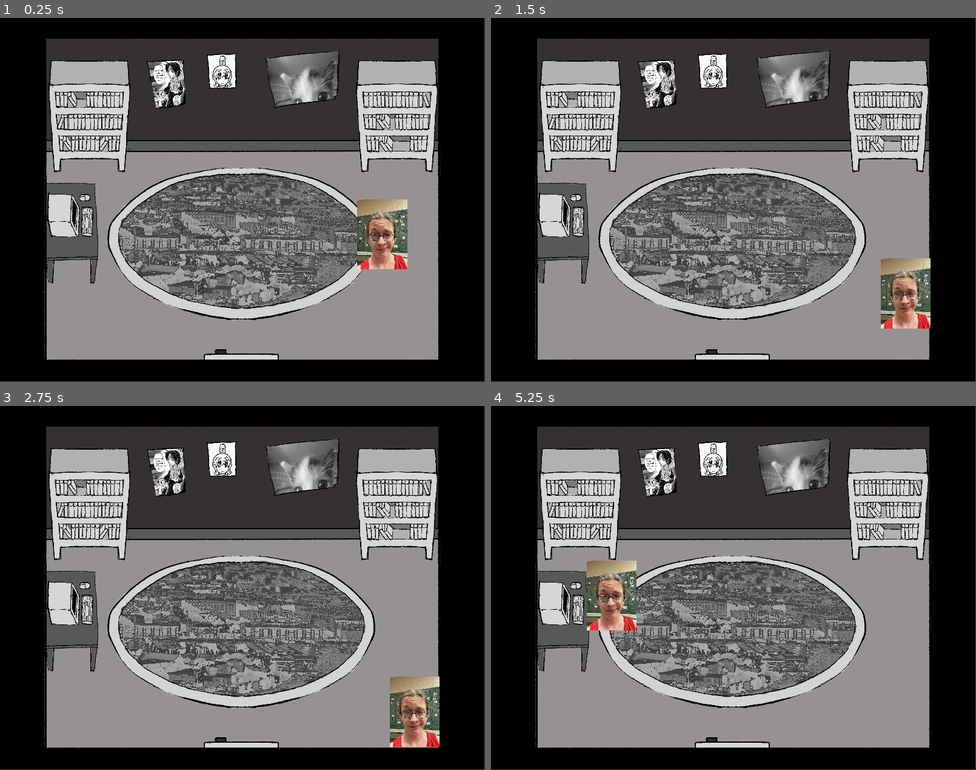
Above: before the commit, frames 1-4 (two rows, left to right).
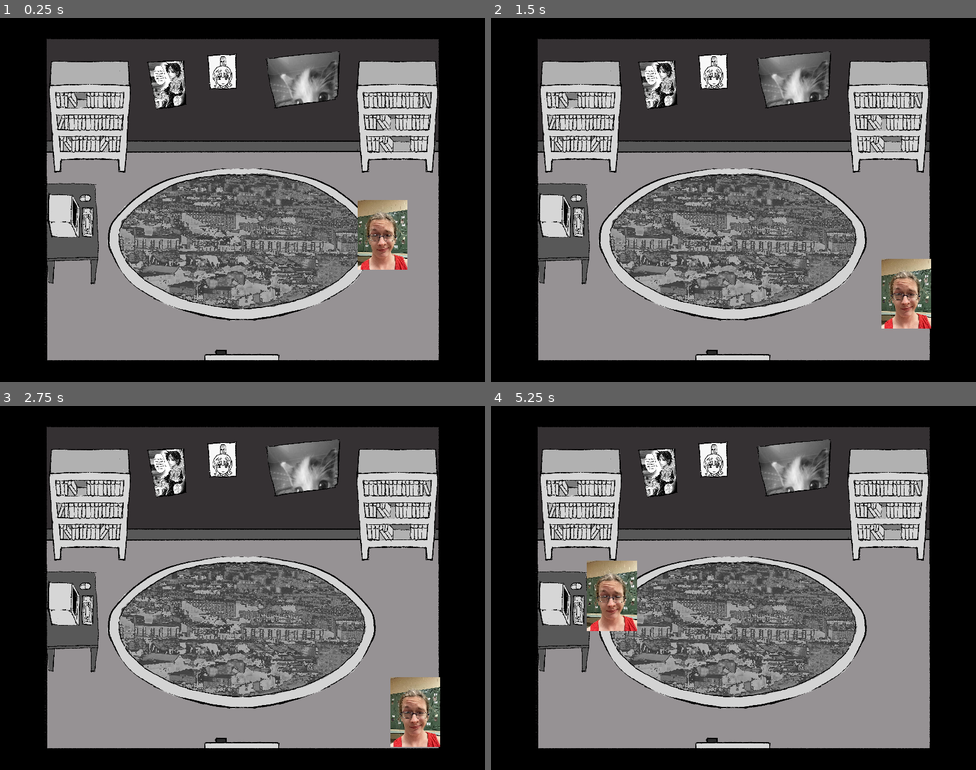
Above: after the commit, the same moments.

Repository: Derfla12345/imnotarobot
Game: Godot game, scene res://Areas/area_1.tscn
The game is run twice, just before and just after one commit, with the same random seed, the same clock (stepped at 60 frames per second) and the same inputs.
Inputs (mouse positions are in pixels of both pictures, inside the frame that each line leads up to):
- Up to frame 1 (0.25 s): no input
- Up to frame 2 (1.5 s): tap Enter (enter, bound only after the commit) at 0.5, 0.8, 1.35 s; move the mouse to (840, 181) at 0.52 s; hold D (move_right) 0.53-1.28 s; tap Z (interact) at 0.6 s; tap Space at 1.25 s; move the mouse to (636, 218) at 1.27 s; hold S (move_down) from 1.28 s (still down)
- Up to frame 3 (2.75 s): tap Z (interact) at 1.55, 2.1 s; tap Enter (enter, bound only after the commit) at 2, 2.3 s; move the mouse to (291, 507) at 2.02 s; release S (move_down) at 2.03 s; hold D (move_right) from 2.03 s (still down)
- Up to frame 4 (5.25 s): tap Space at 2.75 s; move the mouse to (709, 660) at 2.77 s; release D (move_right) at 2.78 s; hold W (move_up) 2.78-3.53 s; tap Enter (enter, bound only after the commit) at 2.85, 3.5, 3.8, 4.35 s; tap Z (interact) at 3.05, 3.6, 4.55 s; move the mouse to (879, 642) at 3.52 s; hold A (move_left) 3.53-5 s; move the mouse to (588, 533) at 4.27 s; click (568, 693) at 5 s

The runs differ from the first frame. In frame 1, 11% of the frame differs, in the area x 0-100%, y 0-100%; in frame 2, 11%; in frame 3, 11%; in frame 4, 11%.

Commit message:
added door lock system. it's not good.
doors can now have their locks set

Diff:
--- a/Areas/area_1.tscn
+++ b/Areas/area_1.tscn
@@ -74,7 +74,10 @@
 scale = Vector2(39.12, 24)
 door_id = 1
 door_send_id = 2
+exit_location_index = 0
+camera_location = Vector2(0, 0)
 exit_offset = Vector2(0, -300)
+locked = true
 
 [node name="Door2" parent="." unique_id=1342489617 instance=ExtResource("6_01mxt")]
 position = Vector2(3887.0002, 374)
@@ -84,22 +87,30 @@
 exit_location_index = 2
 camera_location = Vector2(6000, 0)
 exit_offset = Vector2(600, 350)
+locked = false
 
 [node name="Door3" parent="." unique_id=2062100572 instance=ExtResource("6_01mxt")]
 position = Vector2(8918, 465)
 scale = Vector2(24, 34.305)
 door_id = 3
 door_send_id = 4
+exit_location_index = 0
+camera_location = Vector2(0, 0)
+exit_offset = Vector2(0, 0)
+locked = true
 
 [node name="Door4" parent="." unique_id=1438909942 instance=ExtResource("6_01mxt")]
 position = Vector2(9928.001, 135)
 scale = Vector2(24, 41)
 door_id = 4
 door_send_id = 3
+exit_location_index = 0
 camera_location = Vector2(12000, 0)
 exit_offset = Vector2(600, 350)
+locked = true
 
 [node name="Camera2D" type="Camera2D" parent="." unique_id=522103959]
+offset = Vector2(-4, -5)
 zoom = Vector2(0.162, 0.162)
 
 [node name="Room1Bounds" type="StaticBody2D" parent="." unique_id=1848619033]
--- a/Captchas/CaptchaTest/captcha_test.gd
+++ b/Captchas/CaptchaTest/captcha_test.gd
@@ -12,7 +12,7 @@
 @onready var not_a_robot = preload("res://Captchas/NotARobot/not_a_robot.tscn")
 @onready var wordle = preload("res://Captchas/Wordle/wordle.tscn")
 @onready var hello_world = preload("res://Captchas/HelloWorld/hello_world.tscn")
-#@onready var scratchoff = preload("res://Captchas/Scratchoff/scratchoff.tscn")
+@onready var scratchoff = preload("res://Captchas/Scratchoff/scratchoff.tscn")
 
 var player: CharacterBody2D
 var computer_off: bool = false
@@ -106,10 +106,12 @@
 
 # scratchoff (progress[0] == 2)
 #func start_scratchoff():
-	#var scratchoff_instance = scratchoff.instantiate()
-	#get_tree().root.add_child(scratchoff_instance)
-	#
-	#return scratchoff_instance
+	#var new_scratchoff = screen.start_captcha(scratchoff)
+	#var scale_offset = Vector2(12, 12)
+	#var position_offset = Vector2(-650, -1000)
+	#new_scratchoff.set_scale(scale_offset)
+	#new_scratchoff.set_position(position_offset)
+	#return new_scratchoff
 
 # ****************************************************************************************************
 # computer 2
--- a/Captchas/CaptchaTest/captcha_test.tscn
+++ b/Captchas/CaptchaTest/captcha_test.tscn
@@ -1,9 +1,6 @@
 [gd_scene format=3 uid="uid://byd8qxgp1xq7c"]
 
 [ext_resource type="Script" uid="uid://clh8eda61kcm6" path="res://Captchas/CaptchaTest/captcha_test.gd" id="1_egp2w"]
-[ext_resource type="Texture2D" uid="uid://bg7cyiyvtbhqh" path="res://Captchas/Scratchoff/4x4_grid.png" id="4_c7n8x"]
-[ext_resource type="Texture2D" uid="uid://dlpoiaspogltx" path="res://Captchas/Scratchoff/selected.png" id="5_5np8v"]
-[ext_resource type="Script" uid="uid://b4y47o3mldu51" path="res://Captchas/Scratchoff/captcha_toggle_button.gd" id="5_tusy1"]
 [ext_resource type="PackedScene" uid="uid://d2rddds70nk1k" path="res://Entities/CRTView.tscn" id="6_c7n8x"]
 [ext_resource type="Texture2D" uid="uid://ct4imhrw1j62c" path="res://Captchas/CaptchaTest/ComputerBackgrounds/Room1Computer.png" id="7_c7n8x"]
 
@@ -37,220 +34,6 @@
 texture = ExtResource("7_c7n8x")
 metadata/_edit_lock_ = true
 
-[node name="Scratchoff" type="Control" parent="." unique_id=1200538911]
-visible = false
-layout_mode = 3
-anchors_preset = 0
-offset_left = -1343.0
-offset_top = -1117.345
-offset_right = -1164.0
-offset_bottom = -1002.345
-scale = Vector2(15, 15)
-metadata/_edit_use_anchors_ = true
-
-[node name="Sprite2D" type="Sprite2D" parent="Scratchoff" unique_id=249236587]
-position = Vector2(91, 59)
-scale = Vector2(0.32125002, 0.32125002)
-texture = ExtResource("4_c7n8x")
-
-[node name="Grid" type="Control" parent="Scratchoff" unique_id=1665388528]
-anchors_preset = 0
-offset_right = 40.0
-offset_bottom = 40.0
-metadata/_edit_use_anchors_ = true
-
-[node name="1,1" type="TextureButton" parent="Scratchoff/Grid" unique_id=1267060605]
-layout_mode = 0
-offset_left = 28.0
-offset_top = -4.0
-offset_right = 56.0
-offset_bottom = 26.0
-texture_normal = ExtResource("5_5np8v")
-ignore_texture_size = true
-stretch_mode = 0
-script = ExtResource("5_tusy1")
-metadata/_edit_use_anchors_ = true
-
-[node name="1,2" type="TextureButton" parent="Scratchoff/Grid" unique_id=1674720765]
-layout_mode = 0
-offset_left = 56.0
-offset_top = -4.0
-offset_right = 90.0
-offset_bottom = 27.0
-texture_normal = ExtResource("5_5np8v")
-ignore_texture_size = true
-stretch_mode = 0
-script = ExtResource("5_tusy1")
-metadata/_edit_use_anchors_ = true
-
-[node name="1,3" type="TextureButton" parent="Scratchoff/Grid" unique_id=97152522]
-layout_mode = 0
-offset_left = 89.0
-offset_top = -5.0
-offset_right = 124.0
-offset_bottom = 27.0
-texture_normal = ExtResource("5_5np8v")
-ignore_texture_size = true
-stretch_mode = 0
-script = ExtResource("5_tusy1")
-metadata/_edit_use_anchors_ = true
-
-[node name="1,4" type="TextureButton" parent="Scratchoff/Grid" unique_id=1144841189]
-layout_mode = 0
-offset_left = 124.0
-offset_top = -4.0
-offset_right = 155.0
-offset_bottom = 27.0
-texture_normal = ExtResource("5_5np8v")
-ignore_texture_size = true
-stretch_mode = 0
-script = ExtResource("5_tusy1")
-metadata/_edit_use_anchors_ = true
-
-[node name="2,1" type="TextureButton" parent="Scratchoff/Grid" unique_id=1058366896]
-layout_mode = 0
-offset_left = 27.0
-offset_top = 26.0
-offset_right = 57.0
-offset_bottom = 58.0
-texture_normal = ExtResource("5_5np8v")
-ignore_texture_size = true
-stretch_mode = 0
-script = ExtResource("5_tusy1")
-metadata/_edit_use_anchors_ = true
-
-[node name="2,2" type="TextureButton" parent="Scratchoff/Grid" unique_id=551541991]
-layout_mode = 0
-offset_left = 56.0
-offset_top = 26.0
-offset_right = 90.0
-offset_bottom = 58.0
-texture_normal = ExtResource("5_5np8v")
-ignore_texture_size = true
-stretch_mode = 0
-script = ExtResource("5_tusy1")
-metadata/_edit_use_anchors_ = true
-
-[node name="2,3" type="TextureButton" parent="Scratchoff/Grid" unique_id=535051745]
-layout_mode = 0
-offset_left = 90.0
-offset_top = 26.0
-offset_right = 124.0
-offset_bottom = 58.0
-texture_normal = ExtResource("5_5np8v")
-ignore_texture_size = true
-stretch_mode = 0
-script = ExtResource("5_tusy1")
-metadata/_edit_use_anchors_ = true
-
-[node name="2,4" type="TextureButton" parent="Scratchoff/Grid" unique_id=473165189]
-layout_mode = 0
-offset_left = 124.0
-offset_top = 26.0
-offset_right = 155.0
-offset_bottom = 57.0
-texture_normal = ExtResource("5_5np8v")
-ignore_texture_size = true
-stretch_mode = 0
-script = ExtResource("5_tusy1")
-metadata/_edit_use_anchors_ = true
-
-[node name="3,1" type="TextureButton" parent="Scratchoff/Grid" unique_id=1595960124]
-layout_mode = 0
-offset_left = 28.0
-offset_top = 57.0
-offset_right = 56.0
-offset_bottom = 92.0
-texture_normal = ExtResource("5_5np8v")
-ignore_texture_size = true
-stretch_mode = 0
-script = ExtResource("5_tusy1")
-metadata/_edit_use_anchors_ = true
-
-[node name="3,2" type="TextureButton" parent="Scratchoff/Grid" unique_id=1288009824]
-layout_mode = 0
-offset_left = 56.0
-offset_top = 57.0
-offset_right = 90.0
-offset_bottom = 93.0
-texture_normal = ExtResource("5_5np8v")
-ignore_texture_size = true
-stretch_mode = 0
-script = ExtResource("5_tusy1")
-metadata/_edit_use_anchors_ = true
-
-[node name="3,3" type="TextureButton" parent="Scratchoff/Grid" unique_id=940705989]
-layout_mode = 0
-offset_left = 90.0
-offset_top = 57.0
-offset_right = 124.0
-offset_bottom = 93.0
-texture_normal = ExtResource("5_5np8v")
-ignore_texture_size = true
-stretch_mode = 0
-script = ExtResource("5_tusy1")
-metadata/_edit_use_anchors_ = true
-
-[node name="3,4" type="TextureButton" parent="Scratchoff/Grid" unique_id=1742821869]
-layout_mode = 0
-offset_left = 124.0
-offset_top = 57.0
-offset_right = 155.0
-offset_bottom = 92.0
-texture_normal = ExtResource("5_5np8v")
-ignore_texture_size = true
-stretch_mode = 0
-script = ExtResource("5_tusy1")
-metadata/_edit_use_anchors_ = true
-
-[node name="4,1" type="TextureButton" parent="Scratchoff/Grid" unique_id=1774040536]
-layout_mode = 0
-offset_left = 27.0
-offset_top = 92.0
-offset_right = 56.0
-offset_bottom = 123.0
-texture_normal = ExtResource("5_5np8v")
-ignore_texture_size = true
-stretch_mode = 0
-script = ExtResource("5_tusy1")
-metadata/_edit_use_anchors_ = true
-
-[node name="4,2" type="TextureButton" parent="Scratchoff/Grid" unique_id=465055923]
-layout_mode = 0
-offset_left = 56.0
-offset_top = 92.0
-offset_right = 90.0
-offset_bottom = 123.0
-texture_normal = ExtResource("5_5np8v")
-ignore_texture_size = true
-stretch_mode = 0
-script = ExtResource("5_tusy1")
-metadata/_edit_use_anchors_ = true
-
-[node name="4,3" type="TextureButton" parent="Scratchoff/Grid" unique_id=1675081275]
-layout_mode = 0
-offset_left = 90.0
-offset_top = 92.0
-offset_right = 124.0
-offset_bottom = 123.0
-texture_normal = ExtResource("5_5np8v")
-ignore_texture_size = true
-stretch_mode = 0
-script = ExtResource("5_tusy1")
-metadata/_edit_use_anchors_ = true
-
-[node name="4,4" type="TextureButton" parent="Scratchoff/Grid" unique_id=2068361056]
-layout_mode = 0
-offset_left = 124.0
-offset_top = 92.0
-offset_right = 155.0
-offset_bottom = 123.0
-texture_normal = ExtResource("5_5np8v")
-ignore_texture_size = true
-stretch_mode = 0
-script = ExtResource("5_tusy1")
-metadata/_edit_use_anchors_ = true
-
 [node name="PCButtons" type="Control" parent="." unique_id=1444553705]
 layout_mode = 3
 anchors_preset = 0
@@ -283,20 +66,4 @@
 [node name="Camera2D" type="Camera2D" parent="." unique_id=1193661774]
 zoom = Vector2(0.162, 0.162)
 
-[connection signal="pressed" from="Scratchoff/Grid/1,1" to="Scratchoff/Grid/1,1" method="_on_pressed"]
-[connection signal="pressed" from="Scratchoff/Grid/1,2" to="Scratchoff/Grid/1,2" method="_on_pressed"]
-[connection signal="pressed" from="Scratchoff/Grid/1,3" to="Scratchoff/Grid/1,3" method="_on_pressed"]
-[connection signal="pressed" from="Scratchoff/Grid/1,4" to="Scratchoff/Grid/1,4" method="_on_pressed"]
-[connection signal="pressed" from="Scratchoff/Grid/2,1" to="Scratchoff/Grid/2,1" method="_on_pressed"]
-[connection signal="pressed" from="Scratchoff/Grid/2,2" to="Scratchoff/Grid/2,2" method="_on_pressed"]
-[connection signal="pressed" from="Scratchoff/Grid/2,3" to="Scratchoff/Grid/2,3" method="_on_pressed"]
-[connection signal="pressed" from="Scratchoff/Grid/2,4" to="Scratchoff/Grid/2,4" method="_on_pressed"]
-[connection signal="pressed" from="Scratchoff/Grid/3,1" to="Scratchoff/Grid/3,1" method="_on_pressed"]
-[connection signal="pressed" from="Scratchoff/Grid/3,2" to="Scratchoff/Grid/3,2" method="_on_pressed"]
-[connection signal="pressed" from="Scratchoff/Grid/3,3" to="Scratchoff/Grid/3,3" method="_on_pressed"]
-[connection signal="pressed" from="Scratchoff/Grid/3,4" to="Scratchoff/Grid/3,4" method="_on_pressed"]
-[connection signal="pressed" from="Scratchoff/Grid/4,1" to="Scratchoff/Grid/4,1" method="_on_pressed"]
-[connection signal="pressed" from="Scratchoff/Grid/4,2" to="Scratchoff/Grid/4,2" method="_on_pressed"]
-[connection signal="pressed" from="Scratchoff/Grid/4,3" to="Scratchoff/Grid/4,3" method="_on_pressed"]
-[connection signal="pressed" from="Scratchoff/Grid/4,4" to="Scratchoff/Grid/4,4" method="_on_pressed"]
 [connection signal="pressed" from="PCButtons/PowerButton" to="." method="_on_power_button_pressed"]
--- a/Captchas/HelloWorld/hello_world.tscn
+++ b/Captchas/HelloWorld/hello_world.tscn
@@ -24,6 +24,7 @@
 offset_top = 8.400004
 offset_right = 147.46667
 offset_bottom = 48.400005
+theme_override_colors/default_color = Color(0, 0, 0, 1)
 theme_override_fonts/normal_font = ExtResource("2_lldn5")
 text = "print(\"Hello, world!\")"
 
--- /dev/null
+++ b/Dialogue/PasswordField.tscn
@@ -0,0 +1,26 @@
+[gd_scene format=3 uid="uid://c6le8n8igwueg"]
+
+[ext_resource type="Theme" uid="uid://c4iguay7y6p3k" path="res://Themes/theme.tres" id="1_kjr2s"]
+[ext_resource type="Script" uid="uid://bqql5k0nm55ue" path="res://Dialogue/input_field.gd" id="2_2mkrj"]
+[ext_resource type="FontFile" uid="uid://dc23kqbrwdghs" path="res://Themes/Imnotarobot-Regular.ttf" id="3_87akr"]
+
+[node name="PasswordField" type="Control" unique_id=2003363474 node_paths=PackedStringArray("input_field")]
+layout_mode = 3
+anchor_right = 0.20700002
+anchor_bottom = 0.125
+offset_right = 0.3999939
+grow_horizontal = 2
+grow_vertical = 2
+theme = ExtResource("1_kjr2s")
+script = ExtResource("2_2mkrj")
+input_field = NodePath("LineEdit")
+
+[node name="LineEdit" type="LineEdit" parent="." unique_id=828399517]
+oversampling_with_scale = 2
+layout_mode = 0
+offset_right = 165.72581
+offset_bottom = 75.0
+theme = ExtResource("1_kjr2s")
+theme_override_fonts/font = ExtResource("3_87akr")
+theme_override_font_sizes/font_size = 40
+max_length = 12
--- /dev/null
+++ b/Dialogue/dialogue.gd
@@ -0,0 +1,47 @@
+extends Control
+class_name Dialogue
+
+
+@onready var content := get_node("Content") as RichTextLabel
+@onready var type_timer := get_node("TypeTimer") as Timer
+@onready var pause_timer := get_node("PauseTimer") as Timer
+@onready var dialogue_voice_player := get_node("DialogueVoicePlayer") as AudioStreamPlayer
+@onready var player := get_node("res://Player/player.gd") as CharacterBody2D
+
+@export var font: Font
+@export var position_offset = Vector2(-2162, 734)
+@export var scale_offset = Vector2(7, 7)
+
+var playing_voice = false
+
+# Called when the node enters the scene tree for the first time.
+func _ready() -> void:
+	set_position(position + position_offset)
+	set_scale(scale + scale_offset)
+	await(get_tree().create_timer(1.0).timeout)
+
+func _process(delta: float) -> void:
+	pass
+
+func update_message(message: String) -> void:
+	content.set_use_bbcode(true)
+	content.bbcode_text = message
+	content.add_theme_font_override("LindsayFont", font)
+	content.visible_characters = 0
+	type_timer.start()
+	playing_voice = true
+	dialogue_voice_player.play_modulated(0)
+
+func _on_type_timer_timeout() -> void:
+	if content.visible_characters < content.text.length():
+		content.visible_characters += 1
+	else:
+		type_timer.stop()
+		playing_voice = false
+
+func _on_dialogue_voice_player_finished() -> void:
+	if playing_voice:
+		dialogue_voice_player.play_modulated(0)
+
+func close() -> void:
+	queue_free()
--- /dev/null
+++ b/Dialogue/dialogue.tscn
@@ -0,0 +1,42 @@
+[gd_scene format=3 uid="uid://djbe53ebuppo3"]
+
+[ext_resource type="Theme" uid="uid://c4iguay7y6p3k" path="res://Themes/theme.tres" id="1_mvbsq"]
+[ext_resource type="Texture2D" uid="uid://b1tywkfe2dble" path="res://Dialogue/lesbian.jpg" id="1_r5nns"]
+[ext_resource type="Script" uid="uid://c637ampj5bri" path="res://Dialogue/dialogue.gd" id="1_xwpaa"]
+[ext_resource type="FontFile" uid="uid://dc23kqbrwdghs" path="res://Themes/Imnotarobot-Regular.ttf" id="2_mvbsq"]
+[ext_resource type="Script" uid="uid://dmtmjrpurqdla" path="res://Dialogue/dialogue_voice_player.gd" id="4_4cyrh"]
+
+[node name="Dialogue" type="Control" unique_id=1121406000]
+layout_mode = 3
+anchors_preset = 0
+theme = ExtResource("1_mvbsq")
+script = ExtResource("1_xwpaa")
+font = ExtResource("2_mvbsq")
+
+[node name="NinePatchRect" type="NinePatchRect" parent="." unique_id=2054410312]
+layout_mode = 0
+offset_right = 544.0
+offset_bottom = 112.0
+texture = ExtResource("1_r5nns")
+
+[node name="Content" type="RichTextLabel" parent="." unique_id=309774072]
+oversampling_with_scale = 2
+layout_mode = 0
+offset_left = 4.0
+offset_top = 3.0
+offset_right = 540.0
+offset_bottom = 108.0
+theme_override_fonts/normal_font = ExtResource("2_mvbsq")
+theme_override_font_sizes/normal_font_size = 32
+bbcode_enabled = true
+
+[node name="TypeTimer" type="Timer" parent="." unique_id=1136564628]
+wait_time = 0.04
+
+[node name="PauseTimer" type="Timer" parent="." unique_id=2130949028]
+
+[node name="DialogueVoicePlayer" type="AudioStreamPlayer" parent="." unique_id=865135017]
+script = ExtResource("4_4cyrh")
+
+[connection signal="timeout" from="TypeTimer" to="." method="_on_type_timer_timeout"]
+[connection signal="finished" from="DialogueVoicePlayer" to="." method="_on_dialogue_voice_player_finished"]
--- /dev/null
+++ b/Dialogue/dialogue_voice_player.gd
@@ -0,0 +1,13 @@
+extends AudioStreamPlayer
+
+
+class_name DialogueVoicePlayer
+
+var random_number_gen := RandomNumberGenerator.new()
+
+func _ready() -> void:
+	random_number_gen.randomize()
+
+func play_modulated(from_position := 0.0) -> void:
+	pitch_scale = random_number_gen.randf_range(0.95, 1.08)
+	play(from_position)
--- /dev/null
+++ b/Dialogue/input_field.gd
@@ -0,0 +1,34 @@
+extends Control
+
+
+# this scene expects to be the child of a door
+@export var position_offset = Vector2(-426, 1071)
+@export var scale_offset = Vector2(5, 5)
+@export var input_field: LineEdit
+
+var door: Area2D
+var answer = ""
+
+func _ready():
+	set_position(position_offset)
+	set_scale(scale_offset)
+
+func _process(delta: float) -> void:
+	if (Input.is_action_just_pressed("enter")):
+		verify_answer()
+
+func verify_answer():
+	var submission = input_field.get_text().to_lower()
+	if (submission == answer):
+		door.set_locked(false)
+	door.close_dialogue()
+	close()
+
+func close():
+	queue_free()
+
+func set_answer(new_answer: String):
+	answer = new_answer
+
+func set_door(new_door: Area2D):
+	door = new_door
--- a/Entities/Door/door.gd
+++ b/Entities/Door/door.gd
@@ -8,13 +8,31 @@
 @export var exit_location_index: int = 0 # 0123 for NESW
 @export var camera_location: Vector2
 @export var exit_offset: Vector2
+@export var locked: bool = true
+@export var lock_password: String = ""
 
 @onready var receive_door = find_receive_door(door_send_id)
+@onready var dialogue_box = preload("res://Dialogue/dialogue.tscn")
+@onready var input_field = preload("res://Dialogue/PasswordField.tscn")
+
+var locked_sequence_occurring: bool = false
+var current_dialogue_box: Control
+var current_input_field: Control
+var current_player: CharacterBody2D
+
+func _process(delta: float) -> void:
+	if(current_dialogue_box):
+		if (Input.is_action_just_pressed("interact")):
+			current_dialogue_box.close()
+			current_input_field = receive_password_input()
 
 func interact(player: CharacterBody2D):
-	if (receive_door):
+	if (locked):
+		current_dialogue_box = start_locked_sequence(player)
+	else:
 		if (receive_door.get_exit_location()):
 			player.enter_door(receive_door)
+	current_player = player
 
 # locate the node for the door we're trying to send to. returns null if the door isn't found
 func find_receive_door(target_id: int):
@@ -35,6 +53,28 @@
 
 	return target
 
+# begin the sequence for unlocking the door (add a dialogue box)
+func start_locked_sequence(player: CharacterBody2D):
+	player.start_dialogue()
+	#locked_sequence_occurring = true
+
+	var new_dialogue_box = dialogue_box.instantiate()
+	get_tree().root.add_child(new_dialogue_box)
+	new_dialogue_box.set_position(new_dialogue_box.get_position() + camera_location)
+	new_dialogue_box.update_message("The door seems to have some sort of password lock.")
+
+	return new_dialogue_box
+
+# add an input field for the door lock
+func receive_password_input() -> Control:
+	var new_input_field = input_field.instantiate()
+	get_tree().root.add_child(new_input_field)
+	new_input_field.set_position(new_input_field.get_position() + camera_location)
+	new_input_field.set_answer(lock_password)
+	new_input_field.set_door(self)
+
+	return new_input_field
+
 func get_door_id() -> int:
 	return door_id
 
@@ -43,3 +83,13 @@
 
 func get_camera_location():
 	return camera_location
+
+func get_locked() -> bool:
+	return locked
+
+func set_locked(lock_state: bool) -> void:
+	locked = lock_state
+
+func close_dialogue() -> void:
+	if (current_player):
+		current_player.set_activity_lock(false)
--- a/Entities/Door/door.tscn
+++ b/Entities/Door/door.tscn
@@ -7,6 +7,12 @@
 
 [node name="Door1" type="Area2D" unique_id=1435931219]
 script = ExtResource("1_iwerq")
+door_id = null
+door_send_id = null
+exit_location_index = null
+camera_location = null
+exit_offset = null
+locked = null
 
 [node name="CollisionShape2D" type="CollisionShape2D" parent="." unique_id=1220109031]
 position = Vector2(-9.536743e-07, 0)
--- a/player.gd
+++ b/Player/player.gd
@@ -8,6 +8,7 @@
 var interactable_object = false
 var activity_lock: bool = false
 var speed: int = 3000 #1250
+var in_dialogue = false
 
 func _physics_process(delta: float) -> void:
 	if (not activity_lock):
@@ -18,6 +19,8 @@
 		if (Input.is_action_just_pressed("interact")):
 			if interactable_object and interactable_object.has_method("interact"):
 				interactable_object.interact(self)
+	if (in_dialogue):
+		pass
 
 	#if velocity.length() > 0.0:
 		#PlayerAnimator.play_walk_animation()
@@ -32,6 +35,14 @@
 
 func set_activity_lock(new_val: bool):
 	activity_lock = new_val
+
+func start_dialogue():
+	in_dialogue = true
+	set_activity_lock(true)
+
+func end_dialogue():
+	in_dialogue = false
+	set_activity_lock(false)
 
 func enter_door(door: Area2D):
 	position = door.get_exit_location()
--- a/Player/player.tscn
+++ b/Player/player.tscn
@@ -1,6 +1,6 @@
 [gd_scene format=3 uid="uid://dge5shacvhvq1"]
 
-[ext_resource type="Script" uid="uid://dyst8idmtl4yn" path="res://player.gd" id="1_l8h54"]
+[ext_resource type="Script" uid="uid://dyst8idmtl4yn" path="res://Player/player.gd" id="1_l8h54"]
 [ext_resource type="Texture2D" uid="uid://bhchmqe74f78f" path="res://Player/air fryer.jpg" id="2_4ntmi"]
 
 [sub_resource type="CapsuleShape2D" id="CapsuleShape2D_hej7p"]
--- a/project.godot
+++ b/project.godot
@@ -64,6 +64,11 @@
 "events": [Object(InputEventMouseButton,"resource_local_to_scene":false,"resource_name":"","device":-1,"window_id":0,"a …(253 unchanged characters)…
 ]
 }
+enter={
+"deadzone": 0.2,
+"events": [Object(InputEventKey,"resource_local_to_scene":false,"resource_name":"","device":-1,"window_id":0,"alt_pressed":false,"shift_pressed":false,"ctrl_pressed":false,"meta_pressed":false,"pressed":false,"keycode":0,"physical_keycode":4194309,"key_label":0,"unicode":0,"location":0,"echo":false,"script":null)
+]
+}
 
 [layer_names]
 
Not shown, added: Dialogue/dialogue.gd.uid
Not shown, added: Dialogue/dialogue_voice_player.gd.uid
Not shown, added: Dialogue/input_field.gd.uid
Binary file added: Dialogue/lesbian.jpg
Not shown, added: Dialogue/lesbian.jpg.import
Renamed: player.gd.uid -> Player/player.gd.uid
